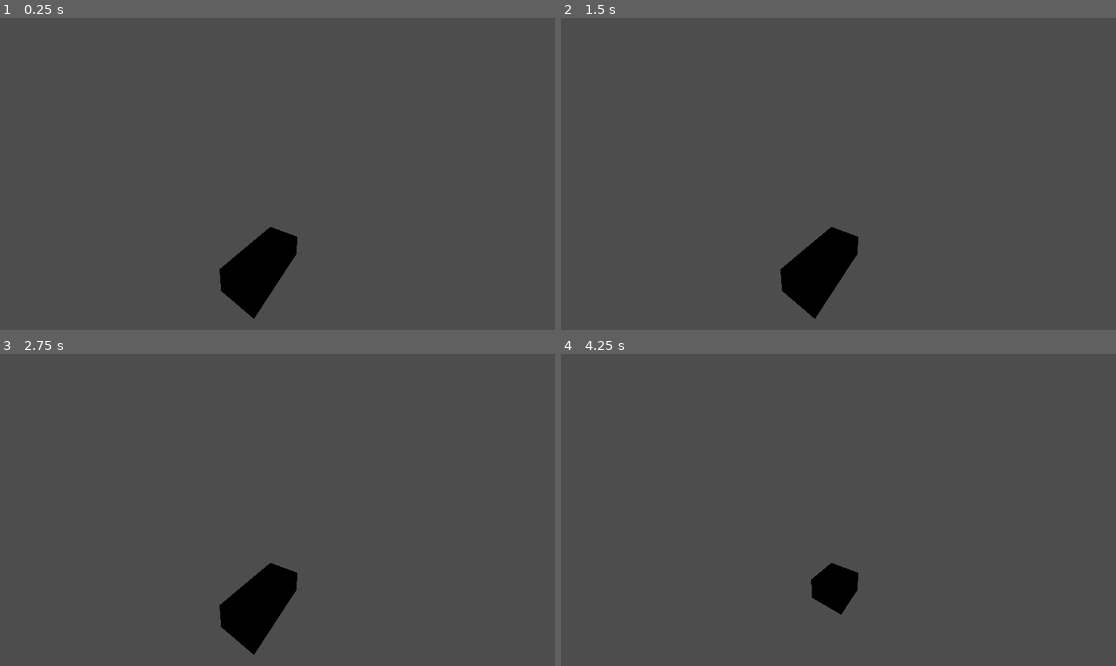
Above: before the commit, frames 1-4 (two rows, left to right).
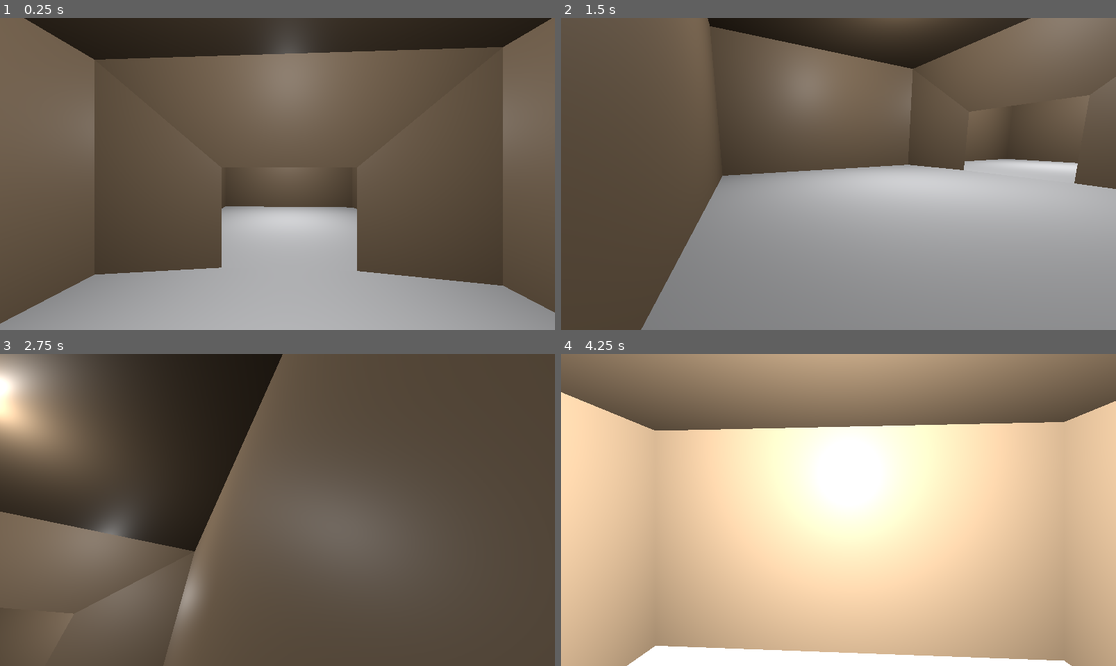
Above: after the commit, the same moments.

Repository: ThomasMcDonald904/Roguelike3DDust
Game: Godot game, scene res://world.tscn
The game is run twice, just before and just after one commit, with the same random seed, the same clock (stepped at 60 frames per second) and the same inputs.
Inputs (mouse positions are in pixels of both pictures, inside the frame that each line leads up to):
- Up to frame 1 (0.25 s): no input
- Up to frame 2 (1.5 s): tap Enter (ui_accept) at 0.5, 0.6, 0.77, 1.07, 1.35 s; move the mouse to (960, 158) at 0.52 s; hold D (right) 0.53-1.28 s; move the mouse to (727, 189) at 1.27 s; hold S (down) from 1.28 s (still down)
- Up to frame 3 (2.75 s): tap Enter (ui_accept) at 1.52, 1.82, 2.1 s; move the mouse to (333, 441) at 2.02 s; release S (down) at 2.03 s; hold D (right) from 2.03 s (still down)
- Up to frame 4 (4.25 s): tap Enter (ui_accept) at 2.75, 2.85, 3.02, 3.32, 3.6, 3.77, 4.07 s; move the mouse to (810, 572) at 2.77 s; release D (right) at 2.78 s; hold W (up) 2.78-3.53 s; move the mouse to (1005, 556) at 3.52 s; hold A (left) from 3.53 s (still down); tap ` (DebugKey) at 4.15 s

The runs differ from the first frame. In frame 1, 66% of the frame differs, in the area x 0-100%, y 0-100%; in frame 2, 70%; in frame 3, 44%; in frame 4, 98%.
Error before the commit: Invalid call. Nonexistent function 'duplicate' in base 'Nil'. (res://Scripts/RoomSpawner.gd:30)

Commit message:
Bug Fix: can't find intersection
Cause: ThreeDoorsLFR was missing WallB group

Diff:
--- a/Rooms/FourSides.tscn
+++ b/Rooms/FourSides.tscn
@@ -117,5 +117,5 @@
 transform = Transform3D(1, 0, 0, 0, 1, 0, 0, 0, 1, 0, 2.04088, 0)
 
 [node name="CollisionShape3D" type="CollisionShape3D" parent="."]
-transform = Transform3D(1, 0, 0, 0, 1, 0, 0, 0, 1, 0, 0.124263, 0)
+transform = Transform3D(1, 0, 0, 0, 1, 0, 0, 0, 1, 0, 0.146827, 0)
 shape = SubResource("BoxShape3D_n37kx")
--- a/Rooms/IsomorphicThreeDoors/ThreeDoorsLFR.tscn
+++ b/Rooms/IsomorphicThreeDoors/ThreeDoorsLFR.tscn
@@ -74,7 +74,7 @@
 margin = 0.0
 size = Vector3(3.60695, 0.068213, 3.92284)
 
-[node name="ThreeDoorsLFR" type="StaticBody3D" groups=["DoorF", "DoorL", "DoorR"]]
+[node name="ThreeDoorsLFR" type="StaticBody3D" groups=["DoorF", "DoorL", "DoorR", "WallB"]]
 script = ExtResource("1_dl1tb")
 
 [node name="Mesh" type="MeshInstance3D" parent="."]
--- a/Scripts/Grid.gd
+++ b/Scripts/Grid.gd
@@ -10,44 +10,44 @@
 
 # Large initial size is recommended
 func _init(_x_size: int, _y_size: int):
-    x_size = _x_size
-    y_size = _y_size
-    centerX = floor(x_size / 2)
-    centerY = floor(y_size / 2)
+	x_size = _x_size
+	y_size = _y_size
+	centerX = floor(x_size / 2)
+	centerY = floor(y_size / 2)
 
-    grid = []
-    for row in range(y_size):
-        var row_buffer = []
-        for column in range(x_size):
-            row_buffer.append(null)
-        grid.append(row_buffer)
+	grid = []
+	for row in range(y_size):
+		var row_buffer = []
+		for column in range(x_size):
+			row_buffer.append(null)
+		grid.append(row_buffer)
 
 func set_position_in_grid(grid_position: Vector2, room: Room):
-    # Returns false if couldn't place room because: Reached boundaries or room already there
-    var translatedX = grid_position.x + centerX
-    var translatedY = grid_position.y + centerY
+	# Returns false if couldn't place room because: Reached boundaries or room already there
+	var translatedX = grid_position.x + centerX
+	var translatedY = grid_position.y * -1 + centerY
 
-    if grid[translatedY][translatedX] != null:
-        return false
-    if translatedX > x_size or translatedY > y_size:
-        return false
+	if grid[translatedY][translatedX] != null:
+		return false
+	if translatedX > x_size or translatedY > y_size:
+		return false
 
-    grid[translatedY][translatedX] = room
-    return true
+	grid[translatedY][translatedX] = room
+	return true
 
 func get_room_at_position(grid_position: Vector2):
-    var translatedX = grid_position.x + centerX
-    var translatedY = grid_position.y + centerY
-    return grid[translatedY][translatedX]
+	var translatedX = grid_position.x + centerX
+	var translatedY = grid_position.y * -1 + centerY
+	return grid[translatedY][translatedX]
 
 func get_grid():
-    return grid
+	return grid
 
 func spawn_grid(container: Node):
-    for row in grid:
-        for item in row:
-            if item != null:
-                var world_position_x = item.get_grid_position().x * item.get_node("Mesh").scale.x * 2
-                var world_position_y = item.get_grid_position().y * item.get_node("Mesh").scale.z * 2
-                item.set_global_position(Vector3(world_position_x, 0, world_position_y))
-                container.add_child(item)
+	for row in grid:
+		for item in row:
+			if item != null:
+				var world_position_x = item.get_grid_position().x * item.get_node("Mesh").scale.x * 2
+				var world_position_y = item.get_grid_position().y * item.get_node("Mesh").scale.z * 2
+				item.set_global_position(Vector3(world_position_x, 0, world_position_y))
+				container.add_child(item)
--- a/Scripts/Room.gd
+++ b/Scripts/Room.gd
@@ -5,40 +5,41 @@
 var grid_position = Vector2(0, 0)
 
 func _ready():
-    if get_parent().name != "RoomCache":
-        visible = true
+	if get_parent().name != "RoomCache":
+		visible = true
 
 func get_side_type(side: String) -> String:
-    match side:
-        "right":
-            return "Wall" if "WallR" in get_groups() else "Door"
-        "left":
-            return "Wall" if "WallL" in get_groups() else "Door"
-        "back":
-            return "Wall" if "WallB" in get_groups() else "Door"
-        "front":
-            return "Wall" if "WallF" in get_groups() else "Door"
-        _:
-            assert(side in ["right", "left", "front", "back"], "Given side to get type not part of permited sides")
-            return "Error"
+	match side:
+		"right":
+			return "Wall" if "WallR" in get_groups() else "Door"
+		"left":
+			return "Wall" if "WallL" in get_groups() else "Door"
+		"back":
+			return "Wall" if "WallB" in get_groups() else "Door"
+		"front":
+			return "Wall" if "WallF" in get_groups() else "Door"
+		_:
+			assert(side in ["right", "left", "front", "back"], "Given side to get type not part of permited sides")
+			return "Error"
 
 func set_grid_position(grid: Grid, _grid_position: Vector2):
-    grid.set_position_in_grid(_grid_position, self)
-    grid_position = _grid_position
+	grid.set_position_in_grid(_grid_position, self)
+	grid_position = _grid_position
 
 func get_grid_position():
-    return grid_position
+	return grid_position
 
 func get_accessible_neighbors() -> Array:
-    var neighbor_grid_positions = []
-    for door in get_node("DoorPositions").get_children():
-        match int(door.rotation_degrees.y):
-            -90:
-                neighbor_grid_positions.append(get_grid_position() + Vector2(-1, 0))
-            90:
-                neighbor_grid_positions.append(get_grid_position() + Vector2(1, 0))
-            180:
-                neighbor_grid_positions.append(get_grid_position() + Vector2(0, -1))
-            0:
-                neighbor_grid_positions.append(get_grid_position() + Vector2(0, 1))
-    return neighbor_grid_positions
+	var neighbor_grid_positions = []
+
+	for group in get_groups():
+		match group:
+			"DoorR":
+				neighbor_grid_positions.append(get_grid_position() + Vector2(1, 0))
+			"DoorL":
+				neighbor_grid_positions.append(get_grid_position() + Vector2(-1, 0))
+			"DoorF":
+				neighbor_grid_positions.append(get_grid_position() + Vector2(0, 1))
+			"DoorB":
+				neighbor_grid_positions.append(get_grid_position() + Vector2(0, -1))
+	return neighbor_grid_positions
--- a/Scripts/RoomSpawner.gd
+++ b/Scripts/RoomSpawner.gd
@@ -5,97 +5,104 @@
 var grid: Grid = Grid.new(20, 20)
 
 var side_directions = {
-    "front": Vector2(0, 1),
-    "left": Vector2(-1, 0),
-    "back": Vector2(0, -1),
-    "right": Vector2(1, 0)
+	"front": Vector2(0, 1),
+	"left": Vector2(-1, 0),
+	"back": Vector2(0, -1),
+	"right": Vector2(1, 0)
 }
 
 func _ready():
-    var initial_room: Room = $"../RoomCache".get_children().pick_random().duplicate()
-    initial_room.set_grid_position(grid, Vector2(0, 0))
-
-    for valid_neighbor_position in initial_room.get_accessible_neighbors():
-        var sets = []
-        if grid.get_room_at_position(valid_neighbor_position) == null:
-            for direction in side_directions:
-                var side_type_check_room: Room = grid.get_room_at_position(side_directions[direction] + valid_neighbor_position)
-                if side_type_check_room == null:
-                    sets.append(create_set_for_direction(["Wall", "Door"].pick_random(), direction))
-                else:
-                    sets.append(create_set_for_direction_and_room(direction, side_type_check_room))
-            var possible_rooms = intersect_arrays(sets[0], sets[1], sets[2], sets[3])
-            print("-> ", sets[0], "\n", "-> ", sets[1], "\n", "-> ", sets[2], "\n", "-> ", sets[3], "\n")
-            print(possible_rooms)
-            var chosen_room: Room = possible_rooms.pick_random().duplicate()
-            chosen_room.set_grid_position(grid, valid_neighbor_position)
-    grid.spawn_grid(self)
-    $"../RoomCache".queue_free()
+	var initial_room: Room = $"../RoomCache".get_children().pick_random().duplicate()
+	initial_room.set_grid_position(grid, Vector2(0, 0))
+	print(initial_room.get_accessible_neighbors())
+	for valid_neighbor_position in initial_room.get_accessible_neighbors():
+		var debug_list = []
+		var sets = []
+		for direction in side_directions:
+			var side_type_check_room: Room = grid.get_room_at_position(side_directions[direction] + valid_neighbor_position)
+			if side_type_check_room == null:
+				var type_choice = ["Wall", "Door"].pick_random()
+				debug_list.append([type_choice, direction])
+				sets.append(create_set_for_direction(type_choice, direction))
+			else:
+				debug_list.append([side_type_check_room, direction])
+				sets.append(create_set_for_direction_and_room(direction, side_type_check_room))
+		var possible_rooms = intersect_arrays(sets[0], sets[1], sets[2], sets[3])
+#			print("-> ", sets[0], "\n", "-> ", sets[1], "\n", "-> ", sets[2], "\n", "-> ", sets[3], "\n")
+#			print(possible_rooms)
+		print(valid_neighbor_position, " ", debug_list)
+		var chosen_room: Room = possible_rooms.pick_random()
+		var to_add = chosen_room.duplicate()
+		to_add.set_grid_position(grid, valid_neighbor_position)
+	print("\n", "-----------------", "\n")
+	grid.spawn_grid(self)
+	$"../RoomCache".queue_free()
 
 
 func _process(_delta):
-    if Input.is_action_just_released("DebugKey"):
-        get_tree().reload_current_scene()
+	if Input.is_action_just_released("DebugKey"):
+		get_tree().reload_current_scene()
 
 
 
 func intersect_arrays(arr1, arr2, arr3, arr4) -> Array:
-    var arr2_dict = {}
-    for v in arr2:
-        arr2_dict[v] = true
+	var arr2_dict = {}
+	for v in arr2:
+		arr2_dict[v] = true
 
-    var arr3_dict = {}
-    for v in arr3:
-        arr3_dict[v] = true
+	var arr3_dict = {}
+	for v in arr3:
+		arr3_dict[v] = true
 
-    var arr4_dict = {}
-    for v in arr4:
-        arr4_dict[v] = true
+	var arr4_dict = {}
+	for v in arr4:
+		arr4_dict[v] = true
 
-    var intersection = []
-    for v in arr1:
-        if arr2_dict.has(v) and arr3_dict.has(v) and arr4_dict.has(v):
-            intersection.append(v)
+	var intersection = []
+	for v in arr1:
+		if arr2_dict.has(v) and arr3_dict.has(v) and arr4_dict.has(v):
+			intersection.append(v)
 
-    return intersection
+	return intersection
 
 func create_set_for_direction(surface_type, direction):
-    match surface_type:
-        "Door":
-            match direction:
-                "front":
-                    return get_tree().get_nodes_in_group("DoorF")
-                "back":
-                    return get_tree().get_nodes_in_group("DoorB")
-                "left":
-                    return get_tree().get_nodes_in_group("DoorL")
-                "right":
-                    return get_tree().get_nodes_in_group("DoorR")
-        "Wall":
-            match direction:
-                "front":
-                    return get_tree().get_nodes_in_group("WallF")
-                "back":
-                    return get_tree().get_nodes_in_group("WallB")
-                "left":
-                    return get_tree().get_nodes_in_group("WallL")
-                "right":
-                    return get_tree().get_nodes_in_group("WallR")
+	match surface_type:
+		"Door":
+			match direction:
+				"front":
+					return get_tree().get_nodes_in_group("DoorF")
+				"back":
+					return get_tree().get_nodes_in_group("DoorB")
+				"left":
+					return get_tree().get_nodes_in_group("DoorL")
+				"right":
+					return get_tree().get_nodes_in_group("DoorR")
+		"Wall":
+			match direction:
+				"front":
+					return get_tree().get_nodes_in_group("WallF")
+				"back":
+					return get_tree().get_nodes_in_group("WallB")
+				"left":
+					return get_tree().get_nodes_in_group("WallL")
+				"right":
+					return get_tree().get_nodes_in_group("WallR")
 
 func create_set_for_direction_and_room(direction: String, room_to_check: Room):
-    match direction:
-        "right":
-            var side_type = room_to_check.get_side_type("left")
-            return create_set_for_direction(side_type, "right")
-        "left":
-            var side_type = room_to_check.get_side_type("right")
-            return create_set_for_direction(side_type, "left")
-        "back":
-            var side_type = room_to_check.get_side_type("front")
-            return create_set_for_direction(side_type, "back")
-        "front":
-            var side_type = room_to_check.get_side_type("back")
-            return create_set_for_direction(side_type, "front")
+#	assert(room_to_check == Room, "trying to get side of not room")
+	match direction:
+		"right":
+			var side_type = room_to_check.get_side_type("left")
+			return create_set_for_direction(side_type, "right")
+		"left":
+			var side_type = room_to_check.get_side_type("right")
+			return create_set_for_direction(side_type, "left")
+		"back":
+			var side_type = room_to_check.get_side_type("front")
+			return create_set_for_direction(side_type, "back")
+		"front":
+			var side_type = room_to_check.get_side_type("back")
+			return create_set_for_direction(side_type, "front")
 
 
 #func spawnRoomToDoor(room, room_door_index: int, mother_room, mother_room_door_index: int):
--- a/Scripts/player.gd
+++ b/Scripts/player.gd
@@ -17,40 +17,40 @@
 
 
 func _physics_process(delta):
-    # Add the gravity.
-    if not is_on_floor():
-        velocity.y -= gravity * delta
+	# Add the gravity.
+	if not is_on_floor():
+		velocity.y -= gravity * delta
 
-    # Handle Jump.
-    if Input.is_action_just_pressed("ui_accept") and is_on_floor():
-        velocity.y = JUMP_VELOCITY
+	# Handle Jump.
+	if Input.is_action_just_pressed("ui_accept") and is_on_floor():
+		velocity.y = JUMP_VELOCITY
 
-    # Get the input direction and handle the movement/deceleration.
-    # As good practice, you should replace UI actions with custom gameplay actions.
-    var input_dir = Input.get_vector("left", "right", "up", "down")
-    var direction = (transform.basis * Vector3(input_dir.x, 0, input_dir.y)).normalized()
-    if direction:
-        velocity.x = direction.x * SPEED
-        velocity.z = direction.z * SPEED
-    else:
-        velocity.x = move_toward(velocity.x, 0, SPEED)
-        velocity.z = move_toward(velocity.z, 0, SPEED)
+	# Get the input direction and handle the movement/deceleration.
+	# As good practice, you should replace UI actions with custom gameplay actions.
+	var input_dir = Input.get_vector("left", "right", "up", "down")
+	var direction = (transform.basis * Vector3(input_dir.x, 0, input_dir.y)).normalized()
+	if direction:
+		velocity.x = direction.x * SPEED
+		velocity.z = direction.z * SPEED
+	else:
+		velocity.x = move_toward(velocity.x, 0, SPEED)
+		velocity.z = move_toward(velocity.z, 0, SPEED)
 
-    move_and_slide()
+	move_and_slide()
 
 func _process(delta):
-    # rotate the camera along the x axis
-    camera.rotation_degrees.x -= mouseDelta.y * lookSensitivity * delta
+	# rotate the camera along the x axis
+	camera.rotation_degrees.x -= mouseDelta.y * lookSensitivity * delta
 
-    # clamp camera x rotation axis
-    camera.rotation_degrees.x = clamp(camera.rotation_degrees.x, minLookAngle, maxLookAngle)
+	# clamp camera x rotation axis
+	camera.rotation_degrees.x = clamp(camera.rotation_degrees.x, minLookAngle, maxLookAngle)
 
-    # rotate the player along their y-axis
-    rotation_degrees.y -= mouseDelta.x * lookSensitivity * delta
+	# rotate the player along their y-axis
+	rotation_degrees.y -= mouseDelta.x * lookSensitivity * delta
 
-    # reset the mouseDelta vector
-    mouseDelta = Vector2()
+	# reset the mouseDelta vector
+	mouseDelta = Vector2()
 
 func _input(event):
-    if event is InputEventMouseMotion:
-        mouseDelta = event.relative
+	if event is InputEventMouseMotion:
+		mouseDelta = event.relative
--- a/player.tscn
+++ b/player.tscn
@@ -20,3 +20,4 @@
 shape = SubResource("CapsuleShape3D_65q0t")
 
 [node name="Camera" type="Camera3D" parent="."]
+current = true
--- a/world.tscn
+++ b/world.tscn
@@ -14,7 +14,6 @@
 
 [node name="Camera3D" type="Camera3D" parent="."]
 transform = Transform3D(0.8479, -0.112061, 0.518177, 0.00859209, 0.980182, 0.197915, -0.530086, -0.16336, 0.832059, 7.95607, 13.0915, 12.2726)
-current = true
 fov = 96.2
 
 [node name="RoomCache" parent="." instance=ExtResource("3_k6uph")]
